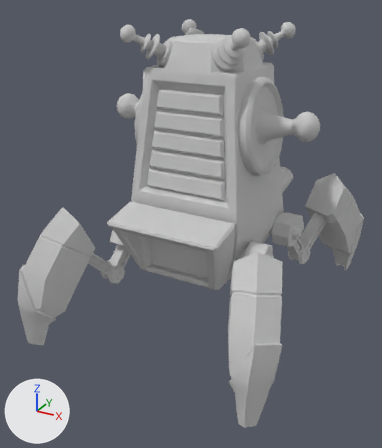
One commit to the FBX model resource/3d/Drones/Drone_EMP/0508 최종수정본/Drone_EMP.FBX: the scene before it, then after it.
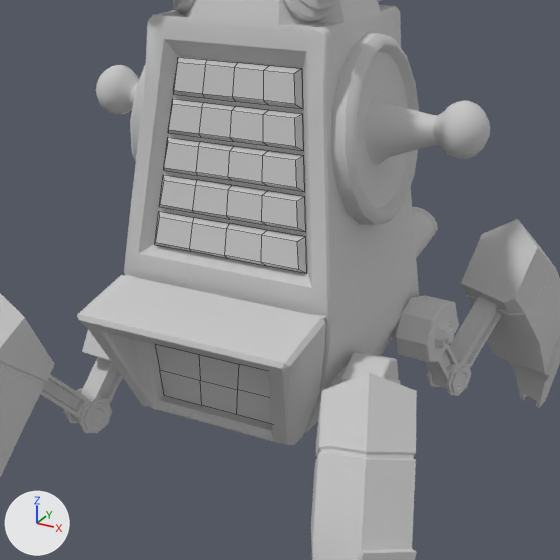
Old and new are each drawn whole from a 50 mm camera at (1.038, -2.048, 1.427) aimed at (-0.037, -0.094, 0.45) and again close up on the part from 18% to 93% of the width and 13% to 78% of the height. Every picture has the same lights, and +X, +Y and +Z are marked at lower left. The close-ups show mesh edges as thin lines. Where no turn or scale is listed for an object, it has been applied to the vertices.

Names of what the first close-up shows: 'EMP_model_light_Emission', 'EMP_modeling'.
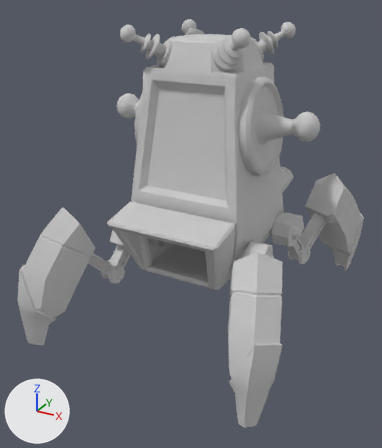
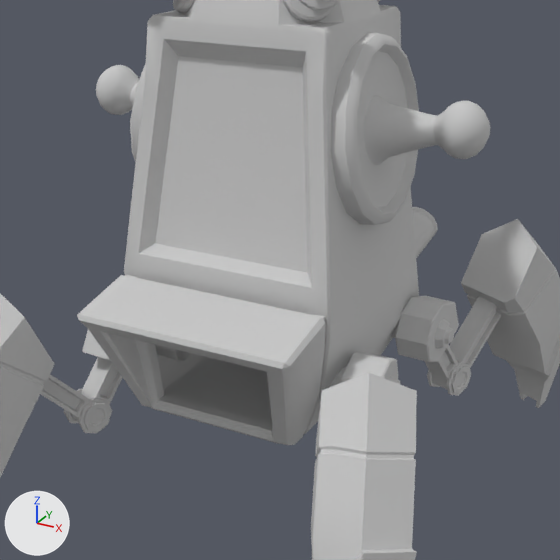
Commit message: emp 최종본

Boxes (x1, y1, x2, y2) around the edits, measured in the close-ups (560 x 560 px):
'EMP_model_light_Emission', deleted: before (155, 57, 307, 424)

What changed in the scene script:
```text
Remove ob_emp_model_light_emission:
    ob_emp_model_light_emission = bpy.data.objects.new('EMP_model_light_Emission', me_mesh_001)
    ob_emp_model_light_emission.location = (0.0, -0.033, 0.022)
```
